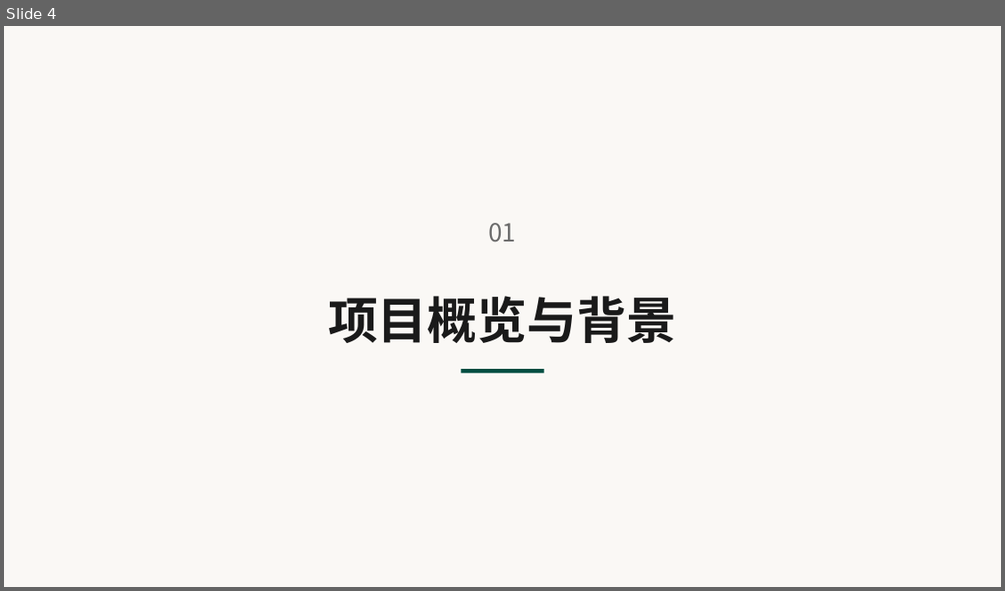
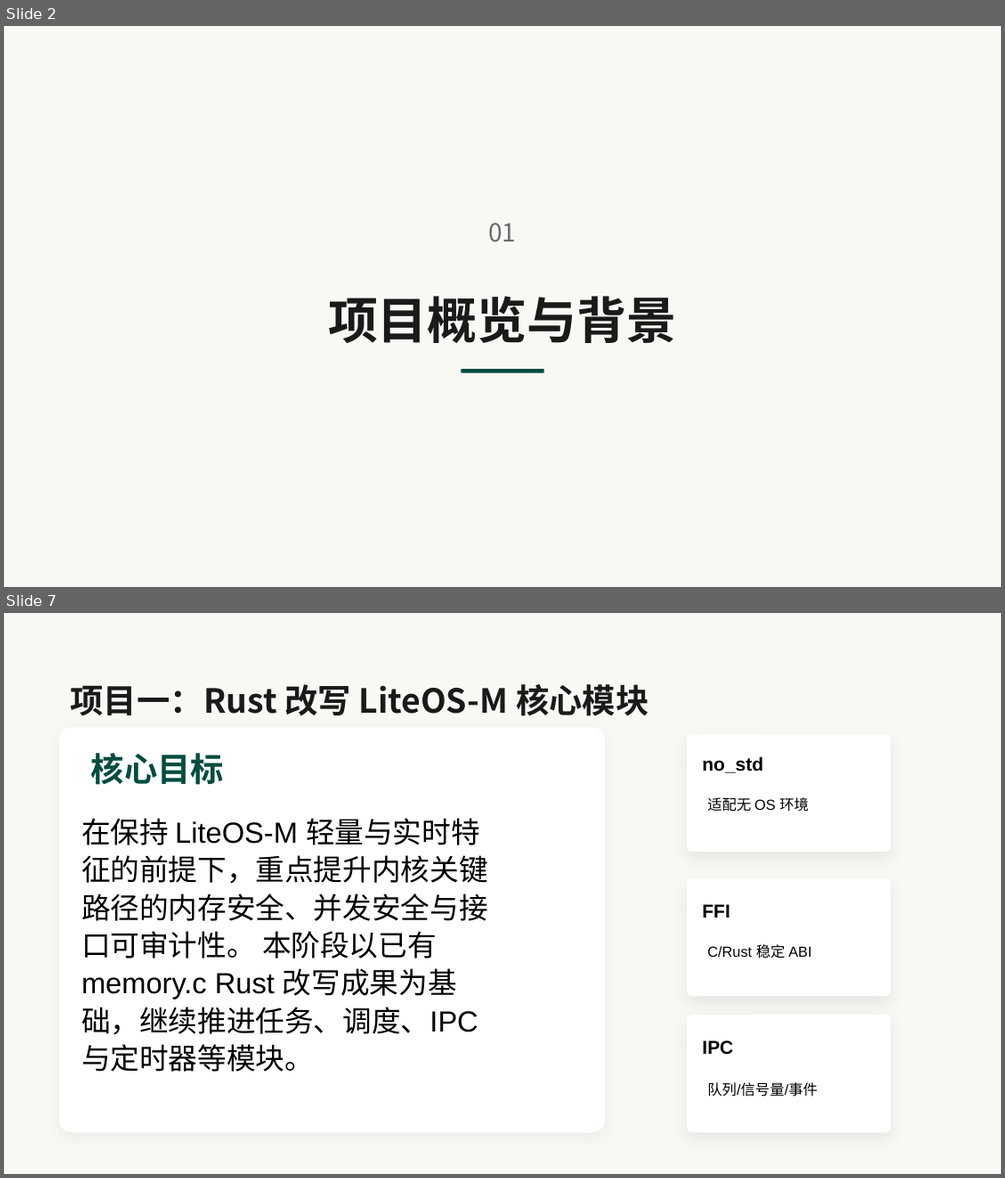
Before and after one commit to OSH-2026/Vexilon, a slide deck: docs/Vexilon项目汇报：基于Rust与IronClaw重构LiteOS-M内核.pptx. Shown one above the other, each under a label of ours: slide 4 before the commit, slides 2 and 7 after it; the slides between them are not shown. The pictures are 1005x591 and 1005x1178 pixels, drawn with LibreOffice and Linux fonts; fonts in the diff are those of the drawing. Boxes give left, top, right and bottom in pixels: in the first picture for what was removed or moved away, otherwise in the second. Text is boxed around its words. In the diff, an @@ line names an element or a change of style, - is before the commit and + after.

```diff
--- a/docs/Vexilon项目汇报：基于Rust与IronClaw重构LiteOS-M内核.pptx
+++ b/docs/Vexilon项目汇报：基于Rust与IronClaw重构LiteOS-M内核.pptx
@@ slide 7 added at [4, 613, 1001, 1174], background #FAF8F5 @@
@@ text added at [71, 684, 648, 716], 32 pt, text #1A1A1A, bold @@
+项目一：Rust 改写 LiteOS-M 核心模块
@@ rounded rectangle added at [59, 728, 606, 1133], fill #FFFFFF @@
@@ rounded rectangle added at [687, 734, 890, 852], fill #FFFFFF @@
@@ text added at [91, 753, 224, 785], 32 pt, text #004D40, bold @@
+核心目标
@@ text added at [702, 756, 763, 773], 18 pt, text #000000, bold @@
+no_std
@@ text added at [707, 797, 809, 811], 14 pt, text #000000 @@
+适配无 OS 环境
@@ text added at [81, 818, 488, 1071], 28 pt, text #000000 @@
+在保持 LiteOS-M 轻量与实时特征的前提下，重点提升内核关键路径的内存安全、并发安全与接口可审计性。 本阶段以已有 memory.c Rust 改写成果为基础，继续推进任务、调度、IPC 与定时器等模块。
@@ rounded rectangle added at [687, 878, 890, 996], fill #FFFFFF @@
@@ text added at [702, 904, 729, 917], 18 pt, text #000000, bold @@
+FFI
@@ text added at [707, 944, 811, 958], 14 pt, text #000000 @@
+C/Rust 稳定 ABI
@@ rounded rectangle added at [687, 1014, 890, 1132], fill #FFFFFF @@
@@ text added at [702, 1040, 733, 1054], 18 pt, text #000000, bold @@
+IPC
@@ text added at [707, 1082, 817, 1096], 14 pt, text #000000 @@
+队列/信号量/事件
@@ what was slide 4 is now slide 2 @@
```
Also in this commit, not shown: 8 slides changed, 9 other slides added, 11 slides removed.
